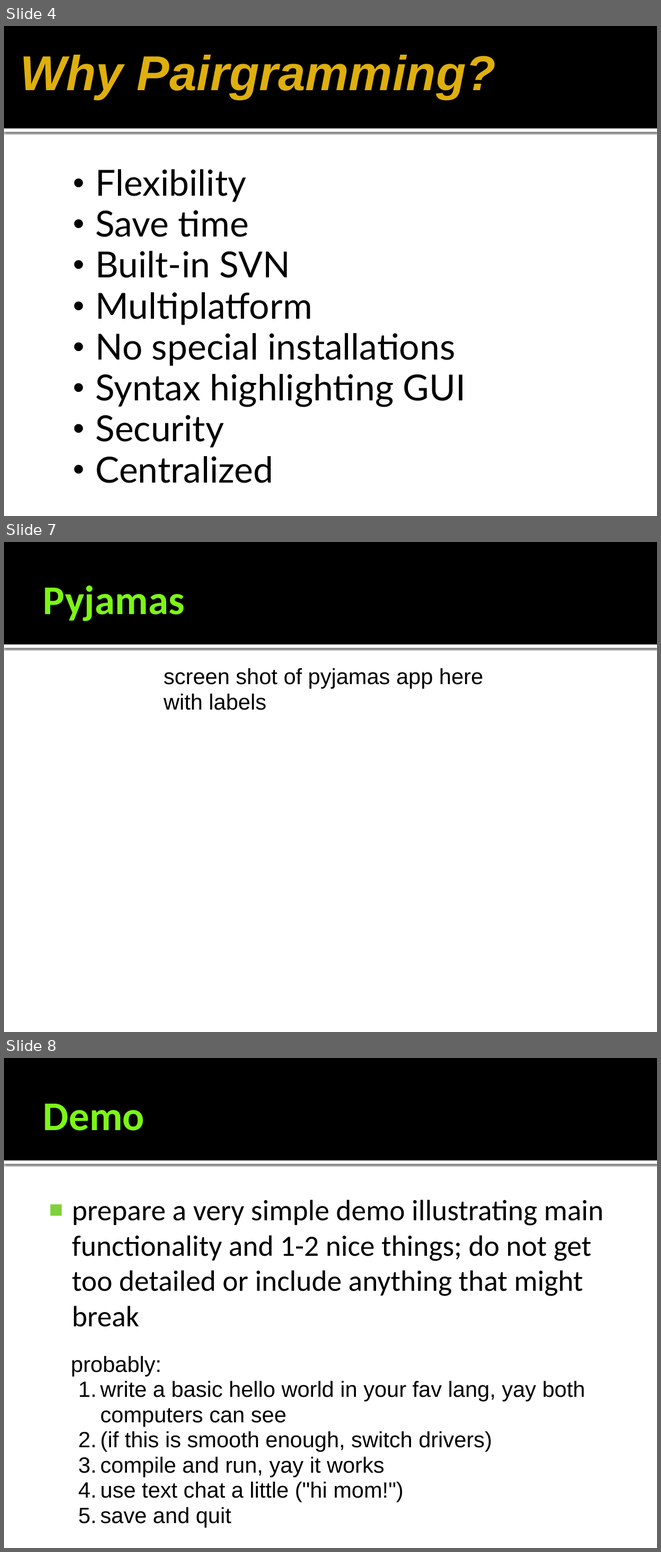
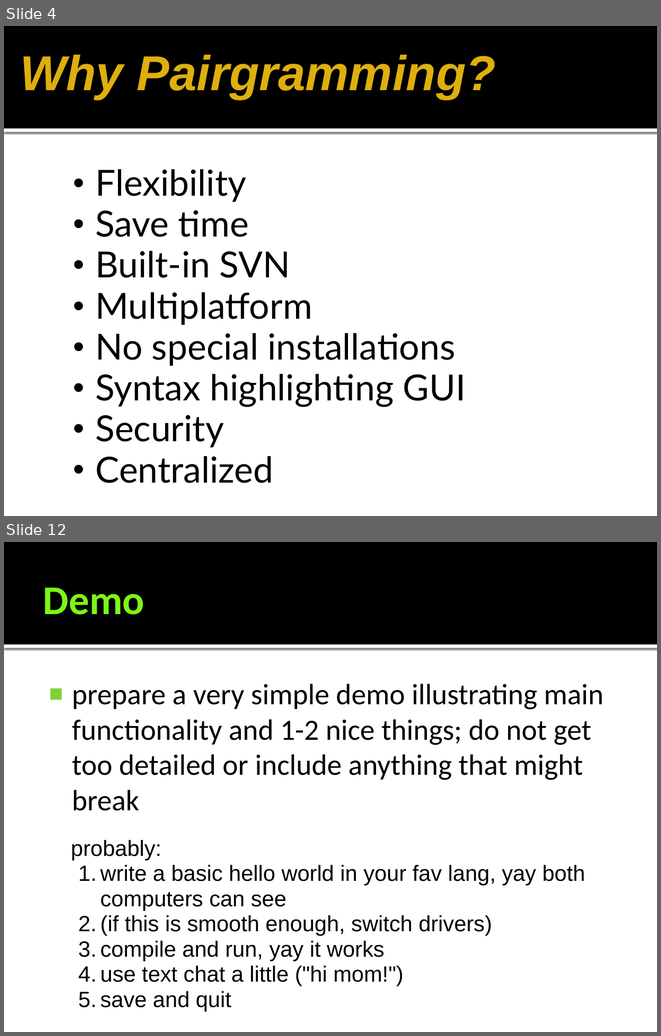
Before and after one commit to gmarcotte/teamceg, a slide deck: pear/submission_materials/PairgrammingDemo.pptx. Shown one above the other, each under a label of ours: slides 4, 7 and 8 before the commit, slides 4 and 12 after it; the slides between them are not shown. The pictures are 661x1552 and 661x1036 pixels, drawn with LibreOffice and Linux fonts; fonts in the diff are those of the drawing; background and template pictures are left out. Boxes give left, top, right and bottom in pixels: in the first picture for what was removed or moved away, otherwise in the second. Text is boxed around its words. In the diff, an @@ line names an element or a change of style, - is before the commit and + after.

```diff
--- a/pear/submission_materials/PairgrammingDemo.pptx
+++ b/pear/submission_materials/PairgrammingDemo.pptx
@@ slide 7 removed at (4, 542, 657, 1032), background #FFFFFF; not listed: 2 template elements that a slide beside it also shows @@
@@ title removed at (43, 585, 185, 621) @@
-Pyjamas
@@ text removed at (164, 668, 483, 710) @@
-screen shot of pyjamas app here with labels
@@ what was slide 8 is now slide 12 @@
```
Also in this commit, not shown: 7 slides added, 2 other slides removed, 8 other files.
